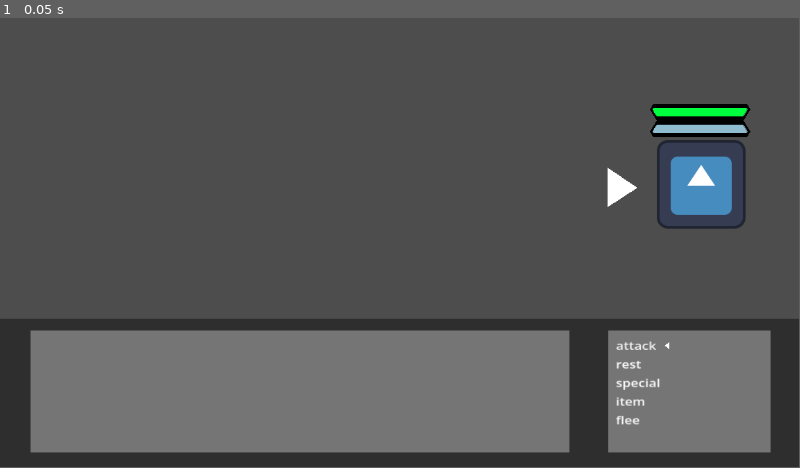
Above: before the commit, frame 1.
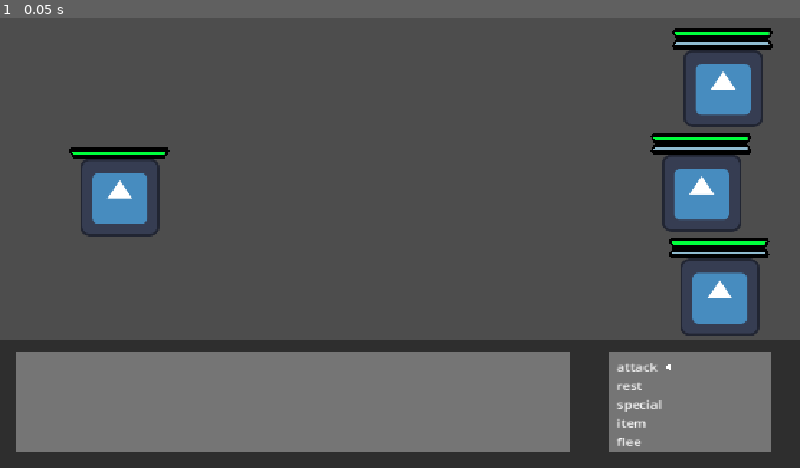
Above: after the commit, the same moment.

Repository: IrsyadNafie/GitExercise-G022
Game: Godot game, scene res://control.tscn
The game is run twice, just before and just after one commit, with the same random seed, the same clock (stepped at 60 frames per second) and the same inputs. The engine's default icon, where the game draws it, is replaced by a stand-in: a white triangle on a blue panel in a dark square.
Inputs:
- Up to frame 1 (0.05 s): no input
In our replay, the window is 799x449 before the commit and 800x450 after it. These sizes can differ from the game's own. Grey fills any space a smaller window leaves; there, only what the larger window draws over its background counts as a difference.

The runs differ from the first frame. In frame 1, 14% of the frame differs, in the area x 0-100%, y 0-97%.

Commit message:
starting enemy/player123

Diff:
--- /dev/null
+++ b/actors.gd
@@ -0,0 +1,64 @@
+class_name Actor
+extends Node2D
+
+signal turn_finished
+
+@export var character_name: String = "Player"
+@export var is_player: bool = true
+@export var max_hp: int = 100
+@export var max_sp: int = 50
+
+var current_hp: int
+var current_sp: int
+
+# Godot will look for child nodes with exactly these names.
+# We use get_node_or_null so the game doesn't crash if an enemy doesn't have an SP bar.
+@onready var hp_bar: ProgressBar = get_node_or_null("HPBar")
+@onready var sp_bar: ProgressBar = get_node_or_null("SPBar")
+
+func _ready() -> void:
+	current_hp = max_hp
+	current_sp = max_sp
+
+	# Initialize the visual bars at the start of the game
+	if hp_bar:
+		hp_bar.max_value = max_hp
+		hp_bar.value = current_hp
+	if sp_bar:
+		sp_bar.max_value = max_sp
+		sp_bar.value = current_sp
+
+func start_turn() -> void:
+	print("--- " + character_name + "'s Turn ---")
+	# Because it's a player, we just wait for the BattleManager to show the UI buttons.
+
+func take_damage(amount: int) -> void:
+	current_hp -= amount
+
+	# Visually update the bar!
+	if hp_bar:
+		hp_bar.value = current_hp
+
+	print(character_name + " took " + str(amount) + " damage!")
+
+	if current_hp <= 0:
+		die()
+
+func use_special(sp_cost: int) -> bool:
+	# Check if we have enough SP to use a special attack
+	if current_sp >= sp_cost:
+		current_sp -= sp_cost
+		if sp_bar:
+			sp_bar.value = current_sp
+		return true
+	else:
+		print("Not enough SP!")
+		return false
+
+func die() -> void:
+	print(character_name + " was defeated!")
+	# Removes the character from the game
+	queue_free()
+
+func end_turn() -> void:
+	emit_signal("turn_finished")
--- a/control.tscn
+++ b/control.tscn
@@ -1,7 +1,6 @@
 [gd_scene format=3 uid="uid://qbi4bmmalddp"]
 
 [ext_resource type="Texture2D" uid="uid://ddxmxgyyfy8mn" path="res://icon.svg" id="1_0fbet"]
-[ext_resource type="Script" uid="uid://3m6e7iskiw8v" path="res://control.gd" id="2_62e2m"]
 [ext_resource type="Script" uid="uid://c3b82mndsqjip" path="res://move.gd" id="2_qtu10"]
 
 [sub_resource type="StyleBoxFlat" id="StyleBoxFlat_ee4bf"]
@@ -82,96 +81,203 @@
 [sub_resource type="StyleBoxFlat" id="StyleBoxFlat_pxugv"]
 bg_color = Color(0.6, 0.6, 0.6, 0)
 
-[node name="CanvasLayer" type="CanvasLayer" unique_id=1626845871]
-
-[node name="BattleUI" type="Control" parent="." unique_id=731373505]
-layout_mode = 3
-anchors_preset = 15
-anchor_right = 1.0
-anchor_bottom = 1.0
-offset_left = -7.0
-offset_top = -7.0
-offset_right = -7.0
-offset_bottom = -7.0
-grow_horizontal = 2
-grow_vertical = 2
-script = ExtResource("2_62e2m")
-
-[node name="PlayerPanel" type="Panel" parent="BattleUI" unique_id=1471211882]
-z_index = -3
-layout_mode = 1
+[node name="BattleScene" type="Node2D" unique_id=1752474127]
+
+[node name="Actors" type="Node2D" parent="." unique_id=1497777895]
+position = Vector2(24, -158)
+
+[node name="Player1" type="Node2D" parent="Actors" unique_id=267814346]
+
+[node name="HPBar" type="ProgressBar" parent="Actors/Player1" unique_id=1549539151]
+offset_left = 944.00006
+offset_top = 173.0
+offset_right = 983.47626
+offset_bottom = 175.71858
+scale = Vector2(3.6730995, 5.8853974)
+theme_override_colors/font_color = Color(0, 0.6313726, 0.9490196, 1)
+theme_override_styles/background = SubResource("StyleBoxFlat_ee4bf")
+theme_override_styles/fill = SubResource("StyleBoxFlat_qtu10")
+max_value = 10.0
+value = 10.0
+show_percentage = false
+
+[node name="SPBar" type="ProgressBar" parent="Actors/Player1" unique_id=632621949]
+offset_left = 944.0
+offset_top = 188.0
+offset_right = 983.4762
+offset_bottom = 190.60707
+scale = Vector2(3.6730995, 5.8853974)
+theme_override_colors/font_color = Color(0, 0.6313726, 0.9490196, 1)
+theme_override_styles/background = SubResource("StyleBoxFlat_kbped")
+theme_override_styles/fill = SubResource("StyleBoxFlat_0ytqx")
+max_value = 10.0
+value = 10.0
+show_percentage = false
+
+[node name="EXP" type="ProgressBar" parent="Actors/Player1" unique_id=1620098009]
+offset_left = 948.00006
+offset_top = 167.0
+offset_right = 985.026
+offset_bottom = 168.0
+scale = Vector2(3.6730995, 5.8853974)
+theme_override_colors/font_color = Color(0, 0.6313726, 0.9490196, 1)
+theme_override_styles/background = SubResource("StyleBoxFlat_fj5cn")
+theme_override_styles/fill = SubResource("StyleBoxFlat_iy58a")
+max_value = 10.0
+show_percentage = false
+
+[node name="Player1" type="Sprite2D" parent="Actors/Player1" unique_id=889369376]
+position = Vector2(1017.5, 259.24)
+scale = Vector2(0.8984374, 0.87125015)
+texture = ExtResource("1_0fbet")
+
+[node name="Player2" type="Node2D" parent="Actors" unique_id=1507940198]
+position = Vector2(-31, 151)
+
+[node name="HPBar" type="ProgressBar" parent="Actors/Player2" unique_id=237377493]
+offset_left = 944.00006
+offset_top = 173.0
+offset_right = 983.47626
+offset_bottom = 175.71858
+scale = Vector2(3.6730995, 5.8853974)
+theme_override_colors/font_color = Color(0, 0.6313726, 0.9490196, 1)
+theme_override_styles/background = SubResource("StyleBoxFlat_ee4bf")
+theme_override_styles/fill = SubResource("StyleBoxFlat_qtu10")
+max_value = 10.0
+value = 10.0
+show_percentage = false
+
+[node name="SPBar" type="ProgressBar" parent="Actors/Player2" unique_id=890868213]
+offset_left = 944.0
+offset_top = 188.0
+offset_right = 983.4762
+offset_bottom = 190.60707
+scale = Vector2(3.6730995, 5.8853974)
+theme_override_colors/font_color = Color(0, 0.6313726, 0.9490196, 1)
+theme_override_styles/background = SubResource("StyleBoxFlat_kbped")
+theme_override_styles/fill = SubResource("StyleBoxFlat_0ytqx")
+max_value = 10.0
+value = 10.0
+show_percentage = false
+
+[node name="EXP" type="ProgressBar" parent="Actors/Player2" unique_id=1637285977]
+offset_left = 948.00006
+offset_top = 167.0
+offset_right = 985.026
+offset_bottom = 168.0
+scale = Vector2(3.6730995, 5.8853974)
+theme_override_colors/font_color = Color(0, 0.6313726, 0.9490196, 1)
+theme_override_styles/background = SubResource("StyleBoxFlat_fj5cn")
+theme_override_styles/fill = SubResource("StyleBoxFlat_iy58a")
+max_value = 10.0
+show_percentage = false
+
+[node name="Player2" type="Sprite2D" parent="Actors/Player2" unique_id=1390481869]
+position = Vector2(1017.5, 259.24)
+scale = Vector2(0.8984374, 0.87125015)
+texture = ExtResource("1_0fbet")
+
+[node name="Player3" type="Node2D" parent="Actors" unique_id=2036492965]
+position = Vector2(-5, 301)
+
+[node name="HPBar" type="ProgressBar" parent="Actors/Player3" unique_id=1730966093]
+offset_left = 944.00006
+offset_top = 173.0
+offset_right = 983.47626
+offset_bottom = 175.71858
+scale = Vector2(3.6730995, 5.8853974)
+theme_override_colors/font_color = Color(0, 0.6313726, 0.9490196, 1)
+theme_override_styles/background = SubResource("StyleBoxFlat_ee4bf")
+theme_override_styles/fill = SubResource("StyleBoxFlat_qtu10")
+max_value = 10.0
+value = 10.0
+show_percentage = false
+
+[node name="SPBar" type="ProgressBar" parent="Actors/Player3" unique_id=801490952]
+offset_left = 944.0
+offset_top = 188.0
+offset_right = 983.4762
+offset_bottom = 190.60707
+scale = Vector2(3.6730995, 5.8853974)
+theme_override_colors/font_color = Color(0, 0.6313726, 0.9490196, 1)
+theme_override_styles/background = SubResource("StyleBoxFlat_kbped")
+theme_override_styles/fill = SubResource("StyleBoxFlat_0ytqx")
+max_value = 10.0
+value = 10.0
+show_percentage = false
+
+[node name="EXP" type="ProgressBar" parent="Actors/Player3" unique_id=1430725651]
+offset_left = 948.00006
+offset_top = 167.0
+offset_right = 985.026
+offset_bottom = 168.0
+scale = Vector2(3.6730995, 5.8853974)
+theme_override_colors/font_color = Color(0, 0.6313726, 0.9490196, 1)
+theme_override_styles/background = SubResource("StyleBoxFlat_fj5cn")
+theme_override_styles/fill = SubResource("StyleBoxFlat_iy58a")
+max_value = 10.0
+show_percentage = false
+
+[node name="Player3" type="Sprite2D" parent="Actors/Player3" unique_id=1933053050]
+position = Vector2(1017.5, 259.24)
+scale = Vector2(0.8984374, 0.87125015)
+texture = ExtResource("1_0fbet")
+
+[node name="Enemy1" type="Node2D" parent="Actors" unique_id=907974663]
+position = Vector2(-869, 157)
+
+[node name="HPBar" type="ProgressBar" parent="Actors/Enemy1" unique_id=1405507110]
+offset_left = 944.00006
+offset_top = 186.99998
+offset_right = 983.47626
+offset_bottom = 189.71857
+scale = Vector2(3.6730995, 5.8853974)
+theme_override_colors/font_color = Color(0, 0.6313726, 0.9490196, 1)
+theme_override_styles/background = SubResource("StyleBoxFlat_ee4bf")
+theme_override_styles/fill = SubResource("StyleBoxFlat_qtu10")
+max_value = 10.0
+value = 10.0
+show_percentage = false
+
+[node name="Enemy1" type="Sprite2D" parent="Actors/Enemy1" unique_id=472621428]
+position = Vector2(1017.5, 259.24)
+scale = Vector2(0.8984374, 0.87125015)
+texture = ExtResource("1_0fbet")
+
+[node name="UI" type="CanvasLayer" parent="." unique_id=970283716]
+
+[node name="PlayerPanel" type="Panel" parent="UI" unique_id=1471211882]
 anchors_preset = 12
 anchor_top = 1.0
 anchor_right = 1.0
 anchor_bottom = 1.0
-offset_left = 5.0
-offset_top = -207.0
-offset_right = 11.0
-offset_bottom = 8.0
+offset_left = -2.0
+offset_top = -184.0
+offset_right = 2.0
+offset_bottom = 1.0
 grow_horizontal = 2
 grow_vertical = 0
 
-[node name="HPBar" type="ProgressBar" parent="BattleUI/PlayerPanel" unique_id=1549539151]
-layout_mode = 0
-offset_left = 939.00006
-offset_top = -310.0
-offset_right = 978.47626
-offset_bottom = -305.92212
-scale = Vector2(3.6730995, 5.8853974)
-theme_override_colors/font_color = Color(0, 0.6313726, 0.9490196, 1)
-theme_override_styles/background = SubResource("StyleBoxFlat_ee4bf")
-theme_override_styles/fill = SubResource("StyleBoxFlat_qtu10")
-max_value = 10.0
-value = 10.0
-show_percentage = false
-
-[node name="SPBar" type="ProgressBar" parent="BattleUI/PlayerPanel" unique_id=632621949]
-layout_mode = 0
-offset_left = 938.9999
-offset_top = -285.65628
-offset_right = 978.4761
-offset_bottom = -281.5784
-scale = Vector2(3.6730995, 5.8853974)
-theme_override_colors/font_color = Color(0, 0.6313726, 0.9490196, 1)
-theme_override_styles/background = SubResource("StyleBoxFlat_kbped")
-theme_override_styles/fill = SubResource("StyleBoxFlat_0ytqx")
-max_value = 10.0
-value = 10.0
-show_percentage = false
-
-[node name="EXP" type="ProgressBar" parent="BattleUI/PlayerPanel" unique_id=1620098009]
-layout_mode = 0
-offset_left = 943.00006
-offset_top = -316.0
-offset_right = 980.026
-offset_bottom = -315.0
-scale = Vector2(3.6730995, 5.8853974)
-theme_override_colors/font_color = Color(0, 0.6313726, 0.9490196, 1)
-theme_override_styles/background = SubResource("StyleBoxFlat_fj5cn")
-theme_override_styles/fill = SubResource("StyleBoxFlat_iy58a")
-max_value = 10.0
-show_percentage = false
-
-[node name="Panel" type="Panel" parent="BattleUI/PlayerPanel" unique_id=982045289]
+[node name="Panel" type="Panel" parent="UI/PlayerPanel" unique_id=982045289]
 z_index = -1
 layout_mode = 0
 offset_left = 879.0
 offset_top = 17.0
 offset_right = 1113.0
-offset_bottom = 193.0
+offset_bottom = 162.0
 theme_override_styles/panel = SubResource("StyleBoxFlat_6a6wx")
 
-[node name="Panel2" type="Panel" parent="BattleUI/PlayerPanel" unique_id=1329826349]
+[node name="Panel2" type="Panel" parent="UI/PlayerPanel" unique_id=1329826349]
 z_index = -1
 layout_mode = 0
-offset_left = 46.0
+offset_left = 24.0
 offset_top = 17.0
-offset_right = 280.0
-offset_bottom = 193.0
+offset_right = 264.62653
+offset_bottom = 161.0
 scale = Vector2(3.3200006, 1)
 theme_override_styles/panel = SubResource("StyleBoxFlat_6a6wx")
 
-[node name="move" type="VBoxContainer" parent="BattleUI/PlayerPanel" unique_id=1197442552 node_paths=PackedStringArray("selection_arrow")]
+[node name="move" type="VBoxContainer" parent="UI/PlayerPanel" unique_id=1197442552 node_paths=PackedStringArray("selection_arrow")]
 layout_mode = 0
 offset_left = 869.00006
 offset_top = 28.0
@@ -182,7 +288,7 @@
 script = ExtResource("2_qtu10")
 selection_arrow = NodePath("../arrow")
 
-[node name="attack" type="Button" parent="BattleUI/PlayerPanel/move" unique_id=1641483636]
+[node name="attack" type="Button" parent="UI/PlayerPanel/move" unique_id=1641483636]
 layout_mode = 2
 mouse_filter = 2
 theme_override_colors/font_color = Color(1, 1, 1, 1)
@@ -193,7 +299,7 @@
 text = "attack"
 alignment = 0
 
-[node name="rest" type="Button" parent="BattleUI/PlayerPanel/move" unique_id=540296047]
+[node name="rest" type="Button" parent="UI/PlayerPanel/move" unique_id=540296047]
 layout_mode = 2
 mouse_filter = 2
 theme_override_colors/font_color = Color(1, 1, 1, 1)
@@ -205,7 +311,7 @@
 "
 alignment = 0
 
-[node name="special" type="Button" parent="BattleUI/PlayerPanel/move" unique_id=122746432]
+[node name="special" type="Button" parent="UI/PlayerPanel/move" unique_id=122746432]
 layout_mode = 2
 mouse_filter = 2
 theme_override_colors/font_color = Color(1, 1, 1, 1)
@@ -218,7 +324,7 @@
 "
 alignment = 0
 
-[node name="item" type="Button" parent="BattleUI/PlayerPanel/move" unique_id=1425932116]
+[node name="item" type="Button" parent="UI/PlayerPanel/move" unique_id=1425932116]
 layout_mode = 2
 mouse_filter = 2
 theme_override_colors/font_color = Color(1, 1, 1, 1)
@@ -232,7 +338,7 @@
 "
 alignment = 0
 
-[node name="flee" type="Button" parent="BattleUI/PlayerPanel/move" unique_id=690689148]
+[node name="flee" type="Button" parent="UI/PlayerPanel/move" unique_id=690689148]
 layout_mode = 2
 mouse_filter = 2
 theme_override_colors/font_color = Color(1, 1, 1, 1)
@@ -247,19 +353,15 @@
 "
 alignment = 0
 
-[node name="Icon" type="Sprite2D" parent="BattleUI/PlayerPanel" unique_id=889369376]
-position = Vector2(1013, -194)
-texture = ExtResource("1_0fbet")
-
-[node name="Polygon2D" type="Polygon2D" parent="BattleUI/PlayerPanel" unique_id=617226332]
-position = Vector2(856, -190)
+[node name="Polygon2D" type="Polygon2D" parent="UI/PlayerPanel" unique_id=617226332]
+position = Vector2(1298, -190)
 rotation = 0.0011824294
 scale = Vector2(-1.7526538, -1.7694623)
 offset = Vector2(247.77422, -13.139282)
 polygon = PackedVector2Array(-260.3462, -3.2351837, -284.86145, 12.617569, -260.30774, 28.977982, -260.3266, 13.153976)
 uv = PackedVector2Array(-264, -27, -269, 63, -216, 19)
 
-[node name="arrow" type="Polygon2D" parent="BattleUI/PlayerPanel" unique_id=1750960156]
+[node name="arrow" type="Polygon2D" parent="UI/PlayerPanel" unique_id=1750960156]
 top_level = true
 position = Vector2(66, -16)
 scale = Vector2(1, 0.8181818)
--- a/project.godot
+++ b/project.godot
@@ -15,6 +15,10 @@
 config/features=PackedStringArray("4.6", "Forward Plus")
 config/icon="res://icon.svg"
 
+[display]
+
+window/stretch/mode="canvas_items"
+
 [physics]
 
 3d/physics_engine="Jolt Physics"
Not shown, added: actors.gd.uid
Not shown, changed: story.txt
